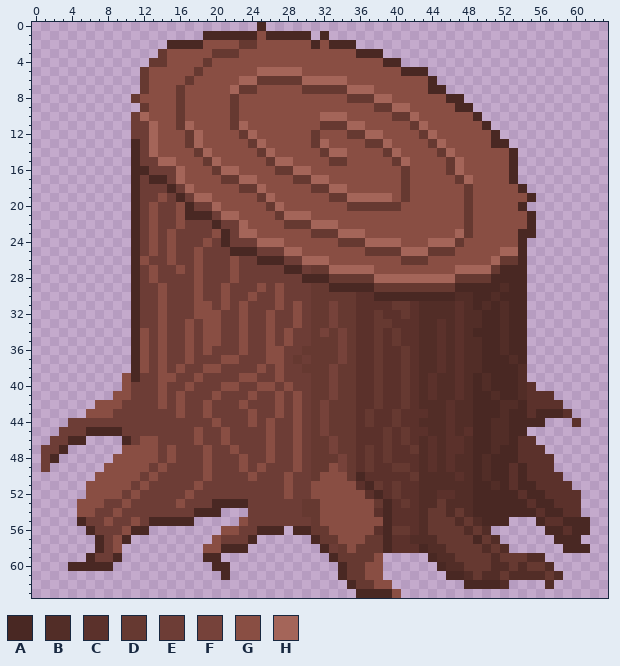
Two versions of one pixel-art sprite, Art/tree stump.png. Above, as it was before the edit.
The file is 64x64 pixels. Colours within 5 levels of each other are drawn and written as one.
Palette (. is transparent): A #492823  B #522d27  C #5b312b  D #663931  E #6d3d36  F #76423a  G #894e43  H #a46559
Pixels before (only the part around the change), first column x 0:
 0 .........................A......................................
 1 ...................AAAAAAGAAAAA.A...............................
 2 ...............AAAAGGGGDDGGGGGGAGAAA............................
 3 ..............DGGGGGDDDGGGGGGGGGGGGGAAA.........................
 4 .............DDGGGGDGGGGGGGGGGGGGGGGGGGAA.......................
 5 ............DGGGGGDGGGGGGHHHHHGGGGGGGGGGGAAA....................
 6 ............DGGGGDGGGGGHHDDDDDHHHHHGGGGGGGGGA...................
 7 ............DGGGDGGGGGHDDGGGGGDDDDDHHHGGGGGGAA..................
 8 ...........DGGGGDGGGGGDGGGGGGGGGGGGDDDHHGGGGGGAA................
 9 ............DGGGDGGGGGDGGGGGGGGGGGGGGGDDHHGGGGGAA...............
10 ...........EHGGGDGGGGGDGGGGGGGGGHHHGGGGGDDHGGGGGGA..............
11 ...........EEHGGDHGGGGDHGGGGGGGGDDDHHGGGGGDHGGGGGGA.............
12 ...........EEHGGGDHGGGGDHGGGGGGDGGGDDHHGGGGDHGGGGGGA............
13 ...........AEHGGGDHGGGGGDHGGGGGDHGGGGDDHGGGGDHGGGGGAA...........
14 ...........AEHGGGGDHGGGGGDHGGGGGDHHGGGGDHGGGGDHGGGGGGA..........
15 ...........AEEHHGGGDHGGGGGDHHGGGGDDGGGGGDHGGGGDHGGGGGA..........
16 ...........AAEEEHGGGDHHGGGGDDHHGGGGGGGGGGDGGGGDHGGGGGA..........
17 ...........AEAAEHGGGGDDHHGGGGDDHHGGGGGGGGDGGGGGDHGGGGA..........
18 ...........AEEEAEHGGGGGDDHGGGGGDDHHGGGGGGDGGGGGGDGGGGGA.........
19 ...........AEEGEAEHHGGGGGDHGGGGGGDDHHHHHGDGGGGGGDGGGGGGA........
20 ...........AEGEEGAEEHGGGGGDHGGGGGGGDDDDDDGGGGGGGDGGGGGA.........
21 ...........AEGEEGAAAEHHGGGGDHHHGGGGGGGGGGGGGGGGGDGGGGGGA........
22 ...........AEGEEGEEEAEEHGGGGDDDHHHGGGGGGGGGGGGGGDGGGGGGA........
23 ...........AEGEGEEEEGAEHHGGGGGGDDDHHHGGGGGGGGGGHDGGGGGAA........
24 ...........AEGEGEEEGEAEEEHHHGGGGGGDDDHHHHGGGHHHDGGGGGGA.........
25 ...........AEGEGEEGEEEAAAEEEHHGGGGGGGDDDDHHHDDDGGGGGHHA.........
26 ...........AGEEGEEGEEEGEEAAAEEHHHGGGGGGGGDDDGGGGGGGHDDA.........
27 ...........AEGEEGEGEEEGEEEEEAAEDDHHHHHGGGGGGGGGHHHHDAAA.........
28 ...........AEGEEEEGEEEGEEEEEEEAAADDDDDHHHHHHHHHDDDDAAAA.........
29 ...........AEEGEEEGEEGEEEGEGEEEDDAAAAADDDDDDDDDAAAAABAA.........
30 ...........AEEGEEEGEEGEEGEEGEEEDDDDDCCAAAAAAAAABBAABAAA.........
31 ...........AEEGEEEGGEGEGEEEGEGEDDFDDCCCCDDCBBBBCBABABAA.........
32 ...........AEEGEEEGGGEEGEEGEEGEDDFDDCCDCCDCBBBBCBBAABAA.........
33 ...........AEEGEEGEGGEEGEEGEEGEDDFDDCCDDCCCBBCBCBBAABAA.........
34 ...........AGEGEEGEGGEEGEEGEGEEDFDFDCCDCDCCBBCBCBAAABAA.........
35 ...........AGEGEEGEGGEEGEEGEGEEDDDFDCCDCDCCBBCBCBBAABAA.........
36 ...........AGEGEEGEGEEEGEEGGEEDDDDFDCCDCCDCBBCBCBBAABAA.........
37 ...........AGEGEEGEEEGGEEEGGEDEDDDFDCCDCCDCBBCBCBBAAABA.........
38 ...........AGEGEGEEGGEEEEGEGEEDDDFDDCCDCCDCBBCBCBBAAAAB.........
39 ..........GAEEGGEEGEEEEGGEEGEEEDDFDDCCDCCDCBCBBCBABAAAB.........
40 ..........GEEEGEEGEEEGGEEGGEGEEDDFDDCCDCCDCBCBBCBABAAABC........
41 .........GGEEEGEGEEEGEEEGEEGEGEDDFDDCCDCCDCBCBBCBAABAABCCC......
42 .......GGGEEEEGEGEEGEEEGEEEGEGEDFDDDCCDCCDCBBBCBBAAABBACCCC.....
43 ......GGGEEEEEEEGEEGEEEEGEEGEGEDFDDDCDCCDCCCBBCBBAAABAACAAAC....
44 ....EEEEEEEEEEEEEEEEGEEEGEGEEGEDFDDDCDCCDCCBBBCBBAABBAAAA...C...
45 ...EEEAAAAEEEEEEEEGEEGEEEEGEEGEDFDDDCCCDCDCCBBCBCAABBAA.........
46 ..EEAA....AEGGEEEEGEEGEEEEGEEGEDDFDDCCCDCDCBCBCCBAABBACC........
47 .EEA......GGGGEGEEEGEEGEEEGEEGEDDFDDCDCDCCDBCBCCBAABAACCC.......
48 .EA......GGGGGEGEEEGEEEGEEGEEGEDDDFDCDCDCCCBCBCBBABAAACCCC......
49 .E......GGGGGEGEEEEGEEEGEGEEEGEDDGFDCDCCDDCBCBCBBABAACACCC......
50 .......GGGGGEGEEEEEGEEEEGEEEGEEDGGGDACCCCCDBBBBCBABAACACCCC.....
51 ......GGGGGEGEEEEEGEEEEEEEEEGEEGGGGGCADCDCCBBBBBBAABACAACCCC....
52 ......GGGGEGEEEEEGEEEEEEEEEEGEEGGGGGGCACDCCBBCCBBAAAAACAACCCC...
53 .....GGGEEGEEEEEGEEEAAAAEEEEEEDDGGGGGGDACDCBBDBBBAAAAAACAACCC...
54 .....GGEEGEEEEEEEEAAA...EEEEEEDDGGGGGGCACCCBDDBDBAAAAAAACAACC...
55 .....AEEGEEGEAAAAA.....GEEEEEEEDGGGGGGGACCCBDDDBDBAAA...ACCAAA..
56 ......AEEEGAA........GGEEAAA.AADDGGGGGCADDCBDDDDBDB......AACAA..
57 .......AEGA.........GEEEA......ADDGGGDDACCBBBDDDDADB......AAA...
58 .......AEG.........GGAAA........AEDGDDDACCCABBDDDDBDB......AAA..
59 ......AEEA.........AA............ADDDDG.....ABBDDDDBDDDBB.......
60 ....AAAAA...........AA............ADDGG......ABBDDDBBDBDDB......
61 .....................A............ADDGG.......AABDBBDBBBBDB.....
62 ...................................ADDGG........AAAAB....B......
63 ....................................AAAAG.......................
Now the later version:
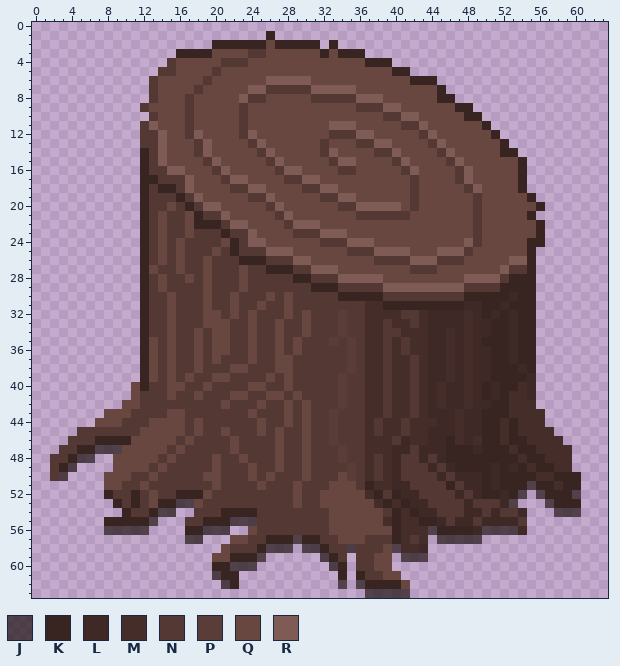
Colours new in this view: J #1d1311b1  K #382522  L #3e2926  M #452d2a  N #533834  P #5a3d38  Q #684741  R #7e5b54
Changes in this commit:
Changed rows in their new state; - is an unchanged pixel.
first column x 1:
 0 ------------------------.------------------------------------
 1 ------------------.......K....-.-----------------------------
 2 --------------.....KKKKKKQKKKKK.K..--------------------------
 3 -------------..KKKKQQQQNNQQQQQQKQKKK..-----------------------
 4 ------------..NQQQQQNNNQQQQQQQQQQQQQKKK.---------------------
 5 -----------..NNQQQQNQQQQQQQQQQQQQQQQQQQKK..------------------
 6 -----------.NQQQQQNQQQQQQRRRRRQQQQQQQQQQQKKK-----------------
 7 -----------.NQQQQNQQQQQRRNNNNNRRRRRQQQQQQQQQK----------------
 8 ----------..NQQQNQQQQQRNNQQQQQNNNNNRRRQQQQQQKK.--------------
 9 -----------NQQQQNQQQQQNQQQQQQQQQQQQNNNRRQQQQQQKK-------------
10 ----------..NQQQNQQQQQNQQQQQQQQQQQQQQQNNRRQQQQQKK------------
11 ----------.NRQQQNQQQQQNQQQQQQQQQRRRQQQQQNNRQQQQQQK-----------
12 ----------.NNRQQNRQQQQNRQQQQQQQQNNNRRQQQQQNRQQQQQQK----------
13 ----------.NNRQQQNRQQQQNRQQQQQQNQQQNNRRQQQQNRQQQQQQK---------
14 ----------.KNRQQQNRQQQQQNRQQQQQNRQQQQNNRQQQQNRQQQQQKK--------
15 ----------.KNRQQQQNRQQQQQNRQQQQQNRRQQQQNRQQQQNRQQQQQQK-------
16 ----------.KNNRRQQQNRQQQQQNRRQQQQNNQQQQQNRQQQQNRQQQQQK-------
17 ----------.KKNNNRQQQNRRQQQQNNRRQQQQQQQQQQNQQQQNRQQQQQK-------
18 ----------.KNKKNRQQQQNNRRQQQQNNRRQQQQQQQQNQQQQQNRQQQQK-------
19 ----------.KNNNKNRQQQQQNNRQQQQQNNRRQQQQQQNQQQQQQNQQQQQK------
20 ----------.KNNQNKNRRQQQQQNRQQQQQQNNRRRRRQNQQQQQQNQQQQQQK-----
21 ----------.KNQNNQKNNRQQQQQNRQQQQQQQNNNNNNQQQQQQQNQQQQQK------
22 ----------.KNQNNQKKKNRRQQQQNRRRQQQQQQQQQQQQQQQQQNQQQQQQK-----
23 ----------.KNQNNQNNNKNNRQQQQNNNRRRQQQQQQQQQQQQQQNQQQQQQK-----
24 ----------.KNQNQNNNNQKNRRQQQQQQNNNRRRQQQQQQQQQQRNQQQQQKK-----
25 ----------.KNQNQNNNQNKNNNRRRQQQQQQNNNRRRRQQQRRRNQQQQQQK------
26 ----------.KNQNQNNQNNNKKKNNNRRQQQQQQQNNNNRRRNNNQQQQQRRK------
27 ----------.KQNNQNNQNNNQNNKKKNNRRRQQQQQQQQNNNQQQQQQQRNNK------
28 ----------.KNQNNQNQNNNQNNNNNKKNNNRRRRRQQQQQQQQQRRRRNKKK------
29 ----------.KNQNNNNQNNNQNNNNNNNKKKNNNNNRRRRRRRRRNNNNKKKK------
30 ----------.KNNQNNNQNNQNNNQNQNNNNNKKKKKNNNNNNNNNKKKKKLKK------
31 ----------.KNNQNNNQNNQNNQNNQNNNNNNNNMMKKKKKKKKKLLKKLKKK------
32 ----------.KNNQNNNQQNQNQNNNQNQNNNPNNMMMMNNMLLLLMLKLKLKK------
33 ----------.KNNQNNNQQQNNQNNQNNQNNNPNNMMNMMNMLLLLMLLKKLKK------
34 ----------.KNNQNNQNQQNNQNNQNNQNNNPNNMMNNMMMLLMLMLLKKLKK------
35 ----------.KQNQNNQNQQNNQNNQNQNNNPNPNMMNMNMMLLMLMLKKKLKK------
36 ----------.KQNQNNQNQQNNQNNQNQNNNNNPNMMNMNMMLLMLMLLKKLKK------
37 ----------.KQNQNNQNQNNNQNNQQNNNNNNPNMMNMMNMLLMLMLLKKLKK------
38 ----------.KQNQNNQNNNQQNNNQQNNNNNNPNMMNMMNMLLMLMLLKKKLK------
39 ---------..KQNQNQNNQQNNNNQNQNNNNNPNNMMNMMNMLLMLMLLKKKKL------
40 ---------.QKNNQQNNQNNNNQQNNQNNNNNPNNMMNMMNMLMLLMLKLKKML------
41 --------..QNNNQNNQNNNQQNNQQNQNNNNPNNMMNMMNMLMLLMLKLKMML..----
42 ------...QQNNNNNNNNNQNNNQNNQNQNNNPNNMMNMMNMLMLLMLLKKMMM...---
43 -----..QQQNNNNQQNNNNNNNQNNNQNQNNPNNNMMNMMNMLLLMLLKKKMMMM...--
44 ---...QQQNNNQQQQNQNNNNNNQNNQNQNNPNNNMNMMNMMMLLMLLKKMKMMM---.-
45 --..NNNNNNNQQQQQNQNNQNNNQNQNNQNNPNNNMNMMNMMLLLMLLKKMKMMMM----
46 -..NNNKKKKQQQQQNQNNNNQNNNNQNNQNNPNNNMMMNLMMLLKMLMKKMKKMMMM---
47 ..NNKKJJJQQQQQNQNNNNNQNNNNQNNQNNNPNNMMMLLNLLLKKKLKKKMKKMMMM--
48 .NNKJJ--QQQQQNQNNNNQNNQNNNQNNQNNNPNNMNMLNNLNLKKKKKKKKMKKMMM--
49 .NKJ---.QQQQNQNNNNNQNNNQNNQNNQNNNNPNMNMLNNNLNLKKKKLKLKMKKMM--
50 -NJ---.QQQNNQNNNNNQQNNNQNQNNNQNNNQPNMNMLNNNNLNLLLKLKKKKMMKKK-
51 -----..QQNNQNNNNNNNQNNNNQNNNQNNNQQQNKMMLLNNNNKNLLKLKKKJKKMKK-
52 -----..KNNKNQNNKKKQNNNNNNNNNQNNQQQQQMKNKLLNNNNLNLKKLKJ.JKKKJ-
53 ----....KNKNQKKJJQNNNNNNNNNNQNNQQQQQQMKMKLLNNNNLNNNLJ...JKKK-
54 ----.....KNNKJJ..NNNKKKKNNNNNNNNQQQQQQNKMKLLNNNLLNLNNL...JJJ-
55 ----...KKKKKJ...NNKKKJJJNNNNNNNNQQQQQQMKMMKKLNLLNLLLLN-......
56 -----..JJJJJ----KKJJJ..QNNNNNNNNQQQQQQQKMMMJKKKKLJJJJL--.....
57 ------....------JJ-..QQNNKKKJKKNNQQQNNNKMNM.JJJJJ..------...-
58 ------...---------..QNNNKJJJ-JJKNNJNNNQJMML.........------...
59 -----....---------.QQKKKJ------JKN.NNQQ-JJJ.............-----
60 ---.....-----------KKJJJ--------JK.NNQQ-----.............----
61 -------------------JKK-----------K.KNNQQ-----.............---
62 --------------------JK-----------J.JKKKKQ------.....----.----
63 -----------------------------------.JJJJJ--------------------
Where, in picture pixels (left, top, right, bottom), the same in both pictures:
changed: (41, 22, 590, 598)
